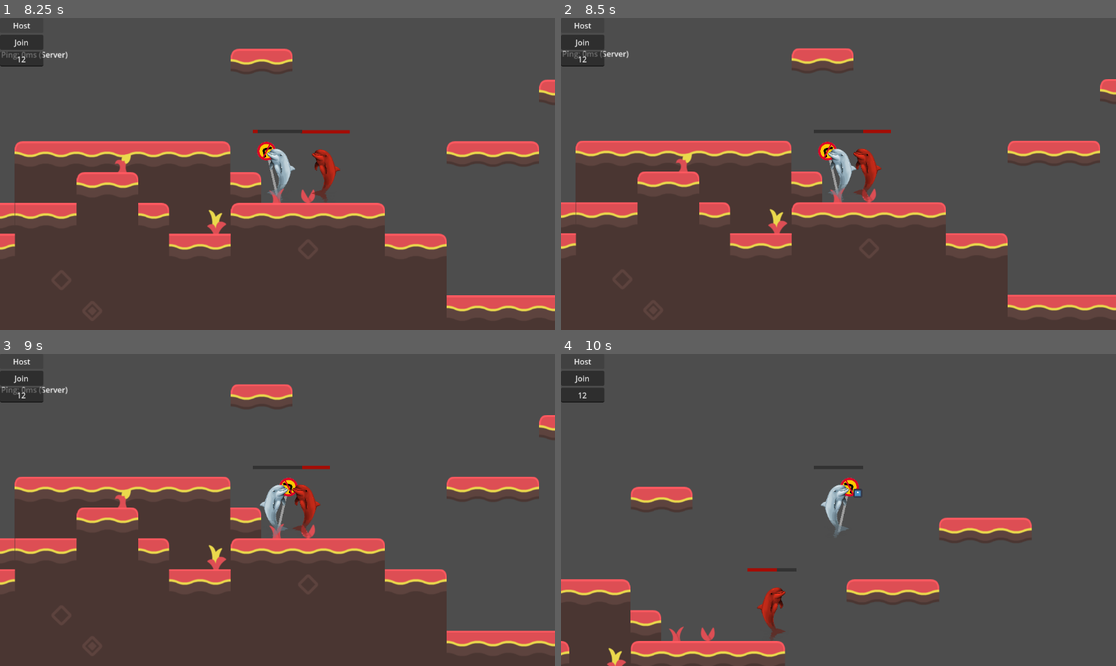
Above: before the commit, frames 1-4 (two rows, left to right).
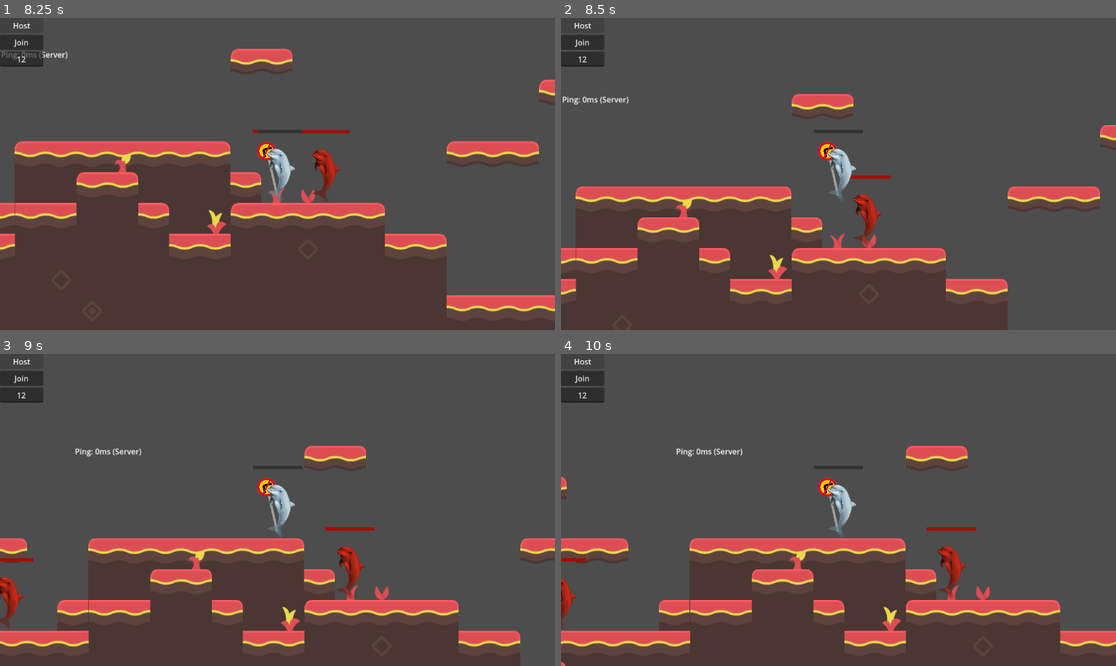
Above: after the commit, the same moments.

Repository: A-vd-E/Eget-spel
Game: Godot game, scene res://scenes/main.tscn
Two runs of this game, one before a commit and one after it. Both use one fixed random seed, a clock stepped at 60 frames per second and the inputs below. The engine's default icon, where the game draws it, is replaced by a stand-in: a white triangle on a blue panel in a dark square.
Inputs (mouse positions are in pixels of both pictures, inside the frame that each line leads up to):
- Up to frame 1 (8.25 s): click (22, 58) at 0.52 s; type "12" at 0.6 s; click "Host" at 1.25 s; hold D (right) 2.03-3.53 s; tap C (dash) at 2.1, 3.8, 4.35, 6.05, 6.6 s; tap X (melee_attack) at 2.3, 2.85, 4.55, 5.1, 6.8, 7.35 s; tap F (ranged_attack) at 3.05, 3.6, 5.3, 5.85, 7.55, 8.1 s; hold A (left) 3.53-4.28 s; hold D (right) 4.28-5.78 s; hold A (left) 5.78-6.53 s; hold D (right) 6.53-7.28 s; hold A (left) from 7.28 s (still down)
- Up to frame 2 (8.5 s): keep holding A (left); tap C (dash) at 8.3 s
- Up to frame 3 (9 s): release A (left) at 8.78 s; hold D (right) from 8.78 s (still down); tap C (dash) at 8.85 s
- Up to frame 4 (10 s): keep holding D (right); tap X (melee_attack) at 9.05, 9.6 s; tap F (ranged_attack) at 9.8 s

Frame 1 is identical in both runs. In frame 2, 23% of the frame differs, in the area x 0-100%, y 9-100%; in frame 3, 24%; in frame 4, 27%, in the area x 0-100%, y 29-100%.
Error in both runs: Invalid assignment of property or key 'visible' with value of type 'bool' on a base object of type 'null instance'. (res://scripts/networking/main.gd:28)

Commit message:
Added automatic revive function. Fixes #32

Diff:
--- a/scenes/player.tscn
+++ b/scenes/player.tscn
@@ -13,6 +13,8 @@
 [ext_resource type="Script" uid="uid://bmtsnkf7xk3ws" path="res://scripts/states/jump_state.gd" id="10_d2wvv"]
 [ext_resource type="Script" uid="uid://c0arskwrttllr" path="res://scripts/states/walk_state.gd" id="11_3v2ag"]
 [ext_resource type="Script" uid="uid://bij3pej27y3os" path="res://scripts/states/dash_state.gd" id="12_3v2ag"]
+[ext_resource type="Script" uid="uid://bvr046aph7mv7" path="res://scripts/states/alive_state.gd" id="14_oprun"]
+[ext_resource type="Script" uid="uid://bcp4ynm217us8" path="res://scripts/states/death_state.gd" id="15_a8ls1"]
 
 [sub_resource type="SceneReplicationConfig" id="SceneReplicationConfig_tuyoq"]
 properties/0/path = NodePath(".:player_id")
@@ -176,34 +178,51 @@
 position = Vector2(-85.71429, 0)
 texture = ExtResource("1_3vyb7")
 
-[node name="StateMachine" type="Node" parent="." unique_id=1548200579 node_paths=PackedStringArray("initial_state")]
+[node name="MovementStateMachine" type="Node" parent="." unique_id=1548200579 node_paths=PackedStringArray("initial_state")]
 script = ExtResource("8_ur7pv")
 initial_state = NodePath("IdleState")
 metadata/_custom_type_script = "uid://bmoimaulsf86r"
 
-[node name="IdleState" type="Node" parent="StateMachine" unique_id=1389880217]
+[node name="IdleState" type="Node" parent="MovementStateMachine" unique_id=1389880217]
 script = ExtResource("9_y4r1p")
 metadata/_custom_type_script = "uid://cgsfsyyqyr1xh"
 
-[node name="JumpState" type="Node" parent="StateMachine" unique_id=47813447]
+[node name="JumpState" type="Node" parent="MovementStateMachine" unique_id=47813447]
 script = ExtResource("10_d2wvv")
 metadata/_custom_type_script = "uid://bmtsnkf7xk3ws"
 
-[node name="WalkState" type="Node" parent="StateMachine" unique_id=205268049]
+[node name="WalkState" type="Node" parent="MovementStateMachine" unique_id=205268049]
 script = ExtResource("11_3v2ag")
 metadata/_custom_type_script = "uid://c0arskwrttllr"
 
-[node name="DashState" type="Node" parent="StateMachine" unique_id=704110877]
+[node name="DashState" type="Node" parent="MovementStateMachine" unique_id=704110877]
 script = ExtResource("12_3v2ag")
 metadata/_custom_type_script = "uid://bij3pej27y3os"
 
-[node name="dash_again_timer" type="Timer" parent="StateMachine/DashState" unique_id=842854450]
+[node name="dash_again_timer" type="Timer" parent="MovementStateMachine/DashState" unique_id=842854450]
 wait_time = 0.5
 
-[node name="dash_timer" type="Timer" parent="StateMachine/DashState" unique_id=675862883]
+[node name="dash_timer" type="Timer" parent="MovementStateMachine/DashState" unique_id=675862883]
 wait_time = 0.2
+
+[node name="CombatStateMachine" type="Node" parent="." unique_id=828353105 node_paths=PackedStringArray("initial_state")]
+script = ExtResource("8_ur7pv")
+initial_state = NodePath("AliveState")
+metadata/_custom_type_script = "uid://bmoimaulsf86r"
+
+[node name="AliveState" type="Node" parent="CombatStateMachine" unique_id=839608632]
+script = ExtResource("14_oprun")
+metadata/_custom_type_script = "uid://bvr046aph7mv7"
+
+[node name="DeathState" type="Node" parent="CombatStateMachine" unique_id=42384345]
+script = ExtResource("15_a8ls1")
+metadata/_custom_type_script = "uid://bcp4ynm217us8"
+
+[node name="automatic_revival_timer" type="Timer" parent="CombatStateMachine/DeathState" unique_id=1299669092]
+wait_time = 3.0
 
 [connection signal="timeout" from="InputSynchronizer/jump_buffer_timer" to="InputSynchronizer" method="_on_jump_buffer_timer_timeout"]
 [connection signal="timeout" from="AttackComponent/attack_again_timer" to="AttackComponent" method="_on_attack_again_timer_timeout"]
-[connection signal="timeout" from="StateMachine/DashState/dash_again_timer" to="StateMachine/DashState" method="_on_dash_again_timer_timeout"]
-[connection signal="timeout" from="StateMachine/DashState/dash_timer" to="StateMachine/DashState" method="_on_dash_timer_timeout"]
+[connection signal="timeout" from="MovementStateMachine/DashState/dash_again_timer" to="MovementStateMachine/DashState" method="_on_dash_again_timer_timeout"]
+[connection signal="timeout" from="MovementStateMachine/DashState/dash_timer" to="MovementStateMachine/DashState" method="_on_dash_timer_timeout"]
+[connection signal="timeout" from="CombatStateMachine/DeathState/automatic_revival_timer" to="CombatStateMachine/DeathState" method="_on_automatic_revival_timer_timeout"]
--- a/scripts/combat/health.gd
+++ b/scripts/combat/health.gd
@@ -41,6 +41,16 @@
 
 func dies():
 	died.emit()
+
+
+func respawn():
+	if not multiplayer.is_server():
+		return
+	var character = get_parent()
+	character.global_position = character.respawn_point
+	character.velocity = Vector2.ZERO
+	character.sync_position = character.respawn_point
+
 # Sets the owner id for this node, input taken in "Player" = player_id
 # Assigns the same id to owner id of "Hurtbox"
 func set_owner_id(id):
--- a/scripts/networking/input_multiplayer.gd
+++ b/scripts/networking/input_multiplayer.gd
@@ -43,7 +43,8 @@
 @rpc("any_peer", "call_local")
 func jump():
 	if multiplayer.is_server():
-		player.do_jump = true
+		if not player.movement_locked:
+			player.do_jump = true
 
 		# without a timer, the jump is "stored" if you jump mid-air.
 		# Now it only stores for a short time (right before hitting the ground)
@@ -51,18 +52,20 @@
 
 @rpc("any_peer", "call_local")
 func dash():
-
 	if multiplayer.is_server():
-		player.do_dash = true
+		if not player.movement_locked:
+			player.do_dash = true
 @rpc("call_local", "any_peer")
 func melee_attack():
 	if multiplayer.is_server():
-		player.do_melee_attack = true
+		if not player.movement_locked:
+			player.do_melee_attack = true
 
 @rpc("call_local", "any_peer")
 func ranged_attack():
 	if multiplayer.is_server():
-		player.do_ranged_attack = true
+		if not player.movement_locked:
+			player.do_ranged_attack = true
 # To avoid "storing" a jump if jump button pressed mid-air
 func _on_jump_buffer_timer_timeout() -> void:
 	if multiplayer.is_server():
--- a/scripts/player_controller.gd
+++ b/scripts/player_controller.gd
@@ -9,9 +9,10 @@
 @onready var input_synchronizer = $InputSynchronizer
 @onready var animation_player = $AnimationPlayer
 @onready var visuals = $Visuals
-@onready var state_machine = $StateMachine
+@onready var state_machine = $MovementStateMachine
 @export var sync_position: Vector2
 @export var sync_velocity: Vector2
+@export var respawn_point: Vector2 = Vector2(0, 0)
 @export var correction_strength := 10.0 # Higher means more aggresive correction
 @export var player_id := 1:  # Will match Multiplayer.unique_id
 	set(id):
@@ -22,6 +23,8 @@
 var moving_direction: int
 @export var facing_direction := 1: # Latest facing moving_direction
 	set(value):
+		if movement_locked:
+			return
 		if value == 0:
 			return
 		if facing_direction == value:
@@ -34,7 +37,7 @@
 var do_ranged_attack := false # Tells player to attack, updated in InputSynchronizer
 var dashing := false # To check if currently dashing
 var can_dash := true # Determines if you can dash, tied to timer
-
+var movement_locked := false
 var knockback_stun_time_left := 0.0
 
 
--- /dev/null
+++ b/scripts/states/alive_state.gd
@@ -0,0 +1,17 @@
+extends State
+
+class_name AliveState
+
+# For initialization
+func enter():
+	print("Entering alive state")
+	character.movement_locked = false
+	var health = character.get_node("HealthComponent")
+	if not health.died.is_connected(death):
+		health.died.connect(death)
+	if is_multiplayer_authority():
+
+		health.sync_health = health.max_health
+
+func death():
+	state_machine.change_state("deathstate")
--- a/scripts/states/dash_state.gd
+++ b/scripts/states/dash_state.gd
@@ -4,7 +4,7 @@
 
 
 func enter():
-	print("Entering dash state")
+	#print("Entering dash state")
 	character.can_dash = false
 
 	$dash_timer.start()
@@ -15,6 +15,10 @@
 
 
 func physics_update(delta: float):
+	if character.movement_locked:
+		state_machine.change_state("idlestate")
+		return
+
 	character.velocity.x =  (
 		character.facing_direction
 	 	* character.DASH_SPEED
--- /dev/null
+++ b/scripts/states/death_state.gd
@@ -0,0 +1,21 @@
+extends State
+
+class_name DeathState
+
+
+
+# For initialization
+func enter():
+	print("Entering death state")
+	character.movement_locked = true
+
+	$automatic_revival_timer.start()
+
+
+
+
+func _on_automatic_revival_timer_timeout() -> void:
+	$automatic_revival_timer.stop()
+	var health = character.get_node("HealthComponent")
+	health.respawn()
+	state_machine.change_state("alivestate")
--- a/scripts/states/idle_state.gd
+++ b/scripts/states/idle_state.gd
@@ -4,11 +4,14 @@
 
 # For initialization
 func enter():
-	print("Entering idle state")
+	#print("Entering idle state")
+	pass
 
 
 
 func physics_update(delta: float):
+
+
 
 	character.apply_gravity(delta)
 	if character.moving_direction == 0:
@@ -17,15 +20,15 @@
 			0,
 			character.SPEED)
 
+	if not character.movement_locked:
 
-	# Transition to walk
-	if character.moving_direction != 0:
-		state_machine.change_state("walkstate")
-		return
+		if character.moving_direction != 0:
+			state_machine.change_state("walkstate")
+			return
 
-	# Transition to jump
-	if character.do_jump and character.is_on_floor():
-		state_machine.change_state("jumpstate")
-
-	if character.do_dash and character.can_dash:
-		state_machine.change_state("dashstate")
+		if character.do_jump and character.is_on_floor():
+			state_machine.change_state("jumpstate")
+			return
+		if character.do_dash and character.can_dash:
+			state_machine.change_state("dashstate")
+			return
--- a/scripts/states/jump_state.gd
+++ b/scripts/states/jump_state.gd
@@ -2,13 +2,17 @@
 class_name JumpState
 
 func enter():
-	print("Entering jump state")
+	#print("Entering jump state")
 
 	if character.do_jump and character.is_on_floor() and not character.dashing:
 		character.velocity.y = character.JUMP_VELOCITY
 		character.do_jump = false
 
 func physics_update(delta: float):
+
+	if character.movement_locked:
+		state_machine.change_state("idlestate")
+		return
 
 	character.apply_gravity(delta)
 	if character.moving_direction:
@@ -27,10 +31,10 @@
 
 	if character.is_on_floor():
 		if character.moving_direction != 0:
-			print("Teesting")
+
 			state_machine.change_state(	"walkstate")
 			return
 		elif character.moving_direction == 0:
-			print("Test why")
+
 			state_machine.change_state(	"idlestate")
 			return
--- a/scripts/states/walk_state.gd
+++ b/scripts/states/walk_state.gd
@@ -2,10 +2,14 @@
 class_name WalkState
 
 func enter():
-	print("Entering walk state")
-
+	#print("Entering walk state")
+	pass
 # For movement
 func physics_update(delta: float):
+
+	if character.movement_locked:
+		state_machine.change_state("idlestate")
+		return
 
 	if not character.is_on_floor():
 		character.apply_gravity(delta)
Not shown, added: scripts/states/alive_state.gd.uid
Not shown, added: scripts/states/death_state.gd.uid
